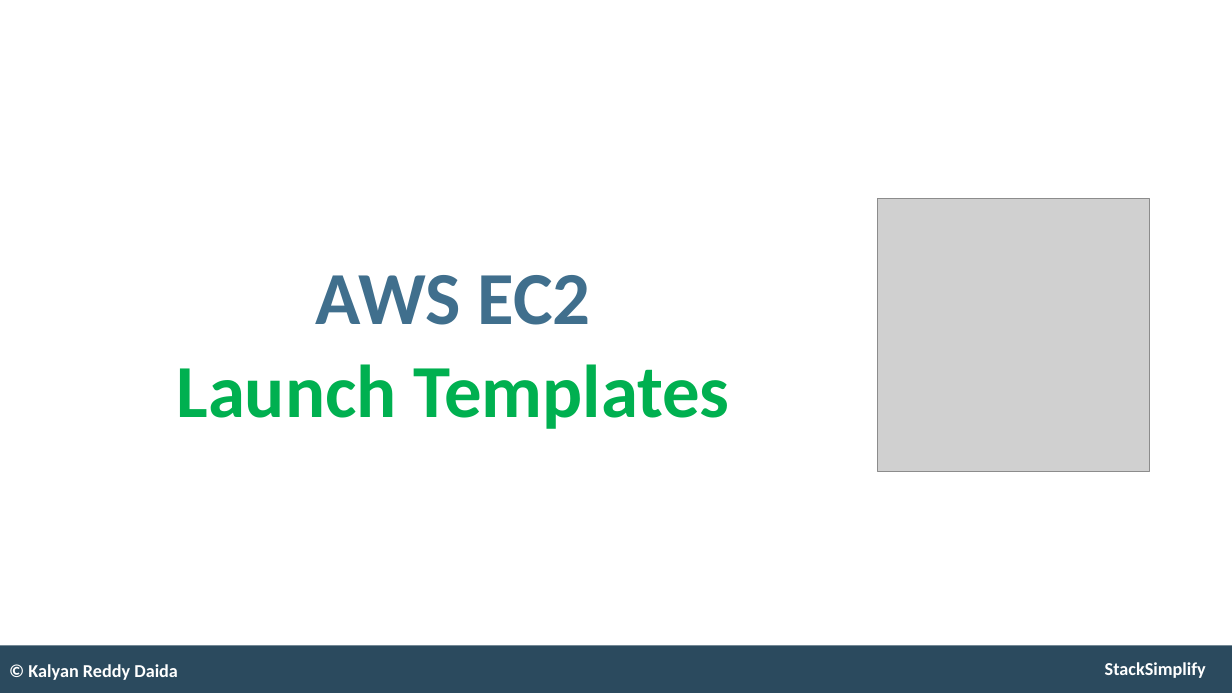
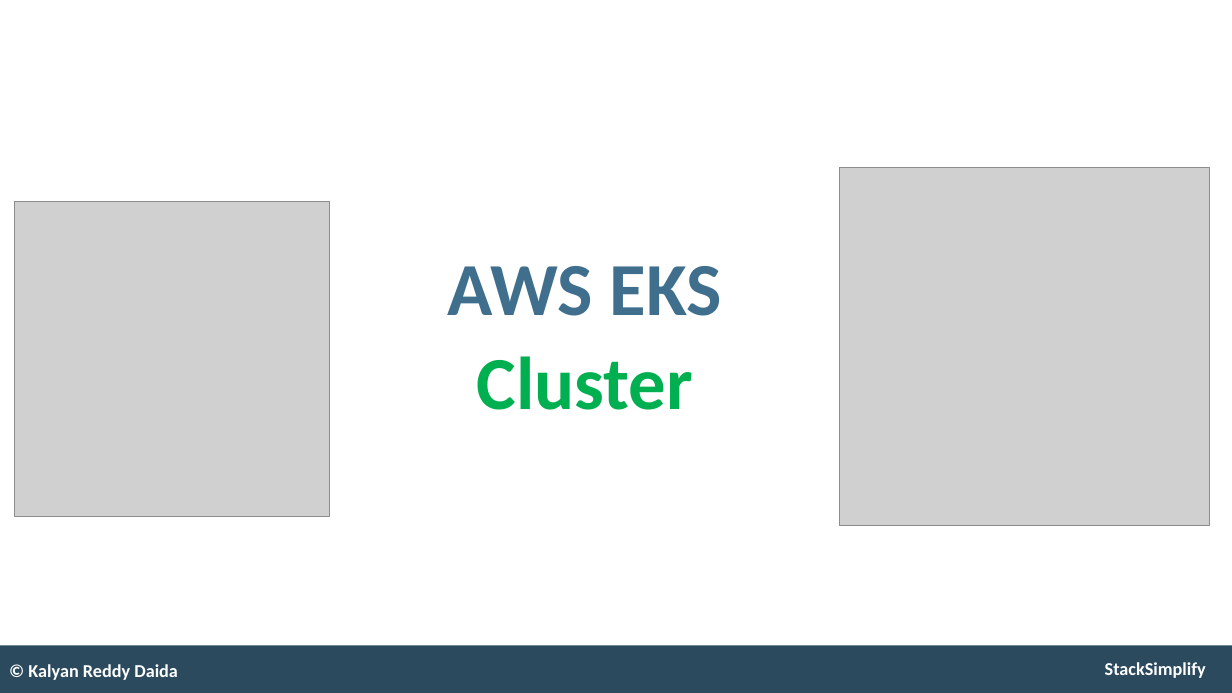
Before and after one commit to stacksimplify/aws-eks-kubernetes-masterclass, a slide deck: slide 3 of presentation/AWS-Fargate-and-EKS-Masterclass.pptx. Drawn at 1232x693 pixels with LibreOffice and Linux fonts; fonts in the diff are those of the drawing; grey boxes stand for pictures. Boxes give left, top, right and bottom in pixels: in the first picture for what was removed or moved away, otherwise in the second. Text is boxed around its words. In the diff, an @@ line names an element or a change of style, - is before the commit and + after.

```diff
--- a/presentation/AWS-Fargate-and-EKS-Masterclass.pptx
+++ b/presentation/AWS-Fargate-and-EKS-Masterclass.pptx
@@ picture added at (839, 167, 1209, 526) @@
@@ picture: place and size @@
-picture at (877, 199, 1150, 471)
+picture at (15, 202, 330, 517)
@@ text added at (448, 266, 722, 410), 70 pt, text #00B050, bold @@
+AWS EKS
+Cluster
@@ text removed at (176, 275, 729, 429) @@
-AWS EC2
-Launch Templates
```
Also in this commit, not shown: 1 other slide changed, 4 slides added, 4 other files.
